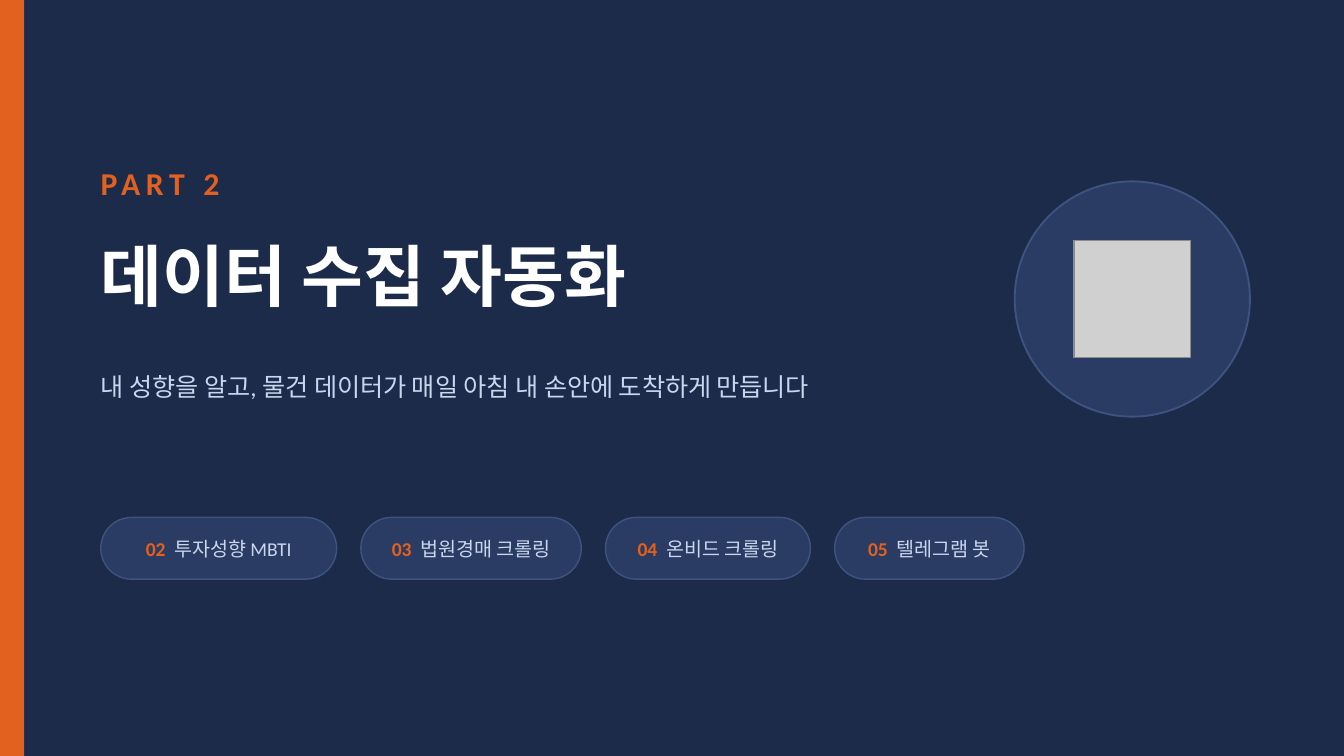
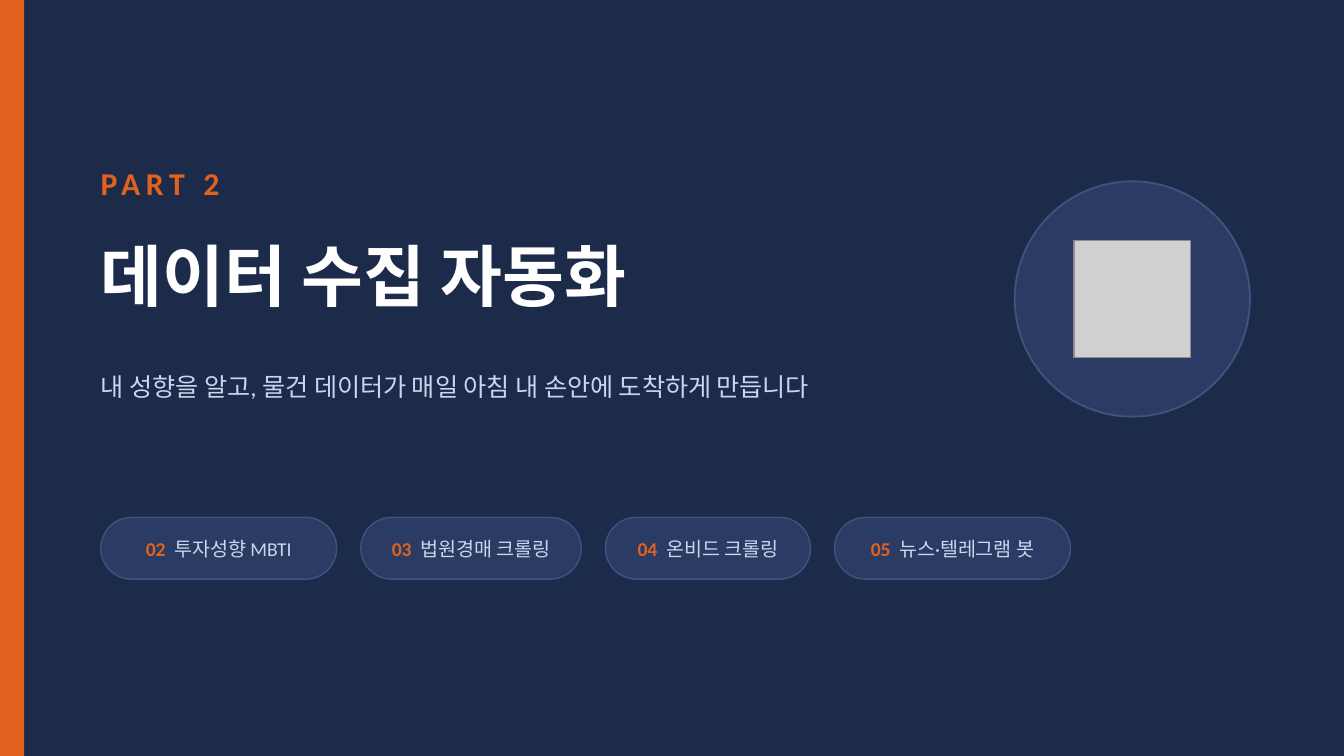
Before and after one commit to earthskyisbig/auction-crwal0629, a slide deck: slide 33 of docs/slides/AI부동산경매투자_강의슬라이드.pptx. Drawn at 1344x756 pixels with LibreOffice and Linux fonts; fonts in the diff are those of the drawing; grey boxes stand for pictures. Boxes give left, top, right and bottom in pixels: in the first picture for what was removed or moved away, otherwise in the second. Text is boxed around its words. In the diff, an @@ line names an element or a change of style, - is before the commit and + after.

```diff
--- a/docs/slides/AI부동산경매투자_강의슬라이드.pptx
+++ b/docs/slides/AI부동산경매투자_강의슬라이드.pptx
@@ rounded rectangle: place and size @@
-rounded rectangle at [835,517,1024,579]
+rounded rectangle at [835,517,1070,579]
@@ text at [871,540,1034,558]: text changed @@
-05 텔레그램 봇
+05 뉴스·텔레그램 봇
```
Also in this commit, not shown: 1 slide added, 1 slide removed, 1 other file.
